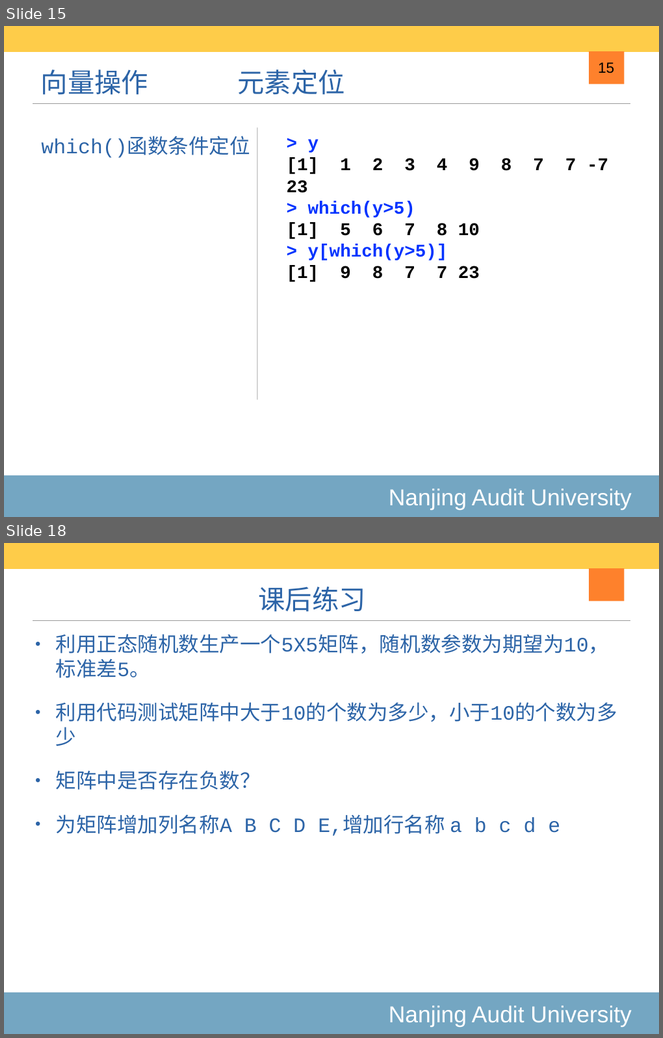
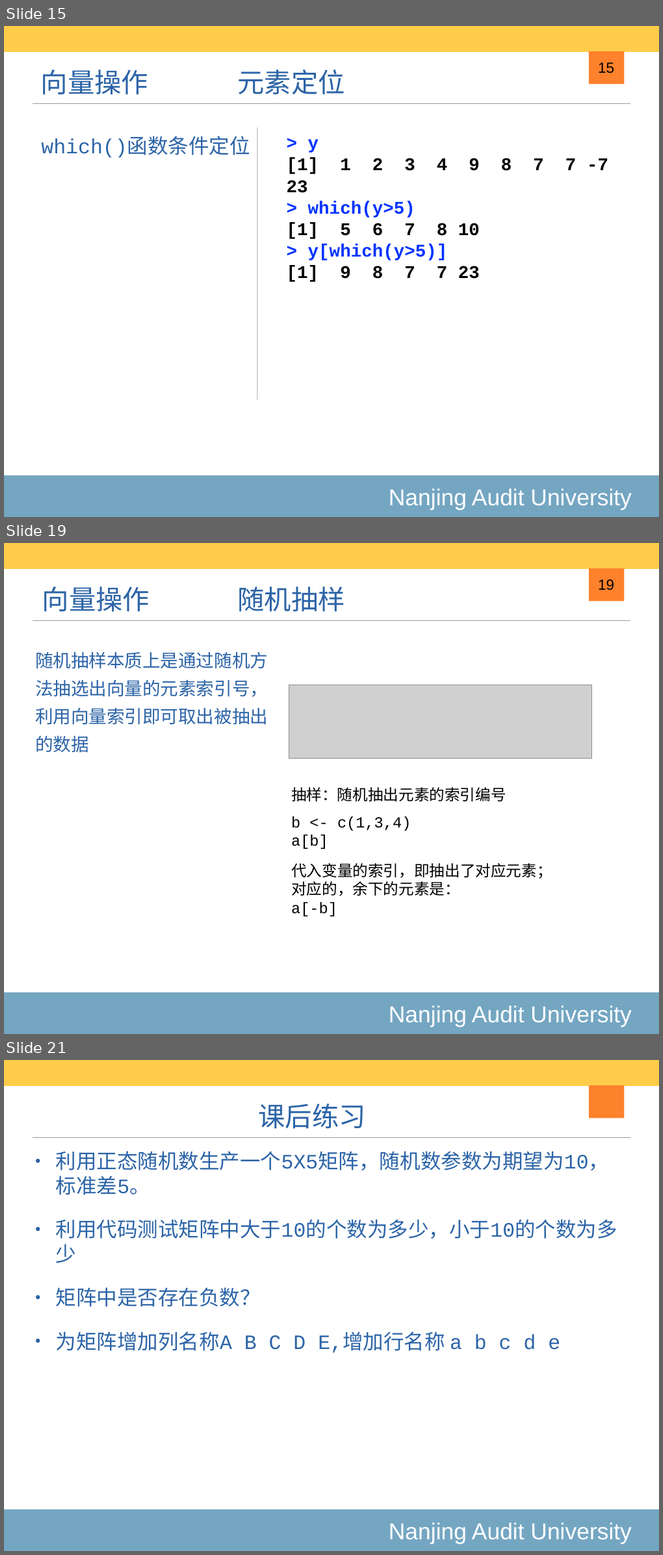
Before and after one commit to exoplanetX/DataAnalytics, a slide deck: 2019-3-变量操作.pptx. Shown one above the other, each under a label of ours: slides 15 and 18 before the commit, slides 15, 19 and 21 after it; the slides between them are not shown. The pictures are 663x1038 and 663x1555 pixels, drawn with LibreOffice and Linux fonts; fonts in the diff are those of the drawing; grey boxes stand for pictures. Boxes give left, top, right and bottom in pixels: in the first picture for what was removed or moved away, otherwise in the second. Text is boxed around its words. In the diff, an @@ line names an element or a change of style, - is before the commit and + after.

```diff
--- a/2019-3-变量操作.pptx
+++ b/2019-3-变量操作.pptx
@@ slide 19 added at (x1=4, y1=543, x2=659, y2=1034), background #FFFFFF; not listed: 4 template elements that a slide beside it also shows @@
@@ page number added at (x1=598, y1=579, x2=614, y2=590), 23 pt, text #000000 @@
+19
@@ title added at (x1=42, y1=587, x2=150, y2=612), 42 pt, text #2C64A7 @@
+向量操作
@@ text added at (x1=238, y1=587, x2=345, y2=612), 42 pt, text #2C64A7 @@
+随机抽样
@@ text added at (x1=35, y1=652, x2=268, y2=753), 28 pt, text #2C64A7 @@
+随机抽样本质上是通过随机方法抽选出向量的元素索引号，利用向量索引即可取出被抽出的数据
@@ picture added at (x1=289, y1=685, x2=592, y2=759) @@
@@ text added at (x1=291, y1=787, x2=506, y2=802), 24 pt, text #000000 @@
+抽样：随机抽出元素的索引编号
@@ text added at (x1=291, y1=817, x2=411, y2=849), 24 pt, text #000000 @@
+b <- c(1,3,4)
+a[b]
@@ text added at (x1=291, y1=863, x2=553, y2=917), 24 pt, text #000000 @@
+代入变量的索引，即抽出了对应元素；
+对应的，余下的元素是：
+a[-b]
@@ what was slide 18 is now slide 21 @@
```
Also in this commit, not shown: 2 slides changed, 3 other slides added, 1 other file.
